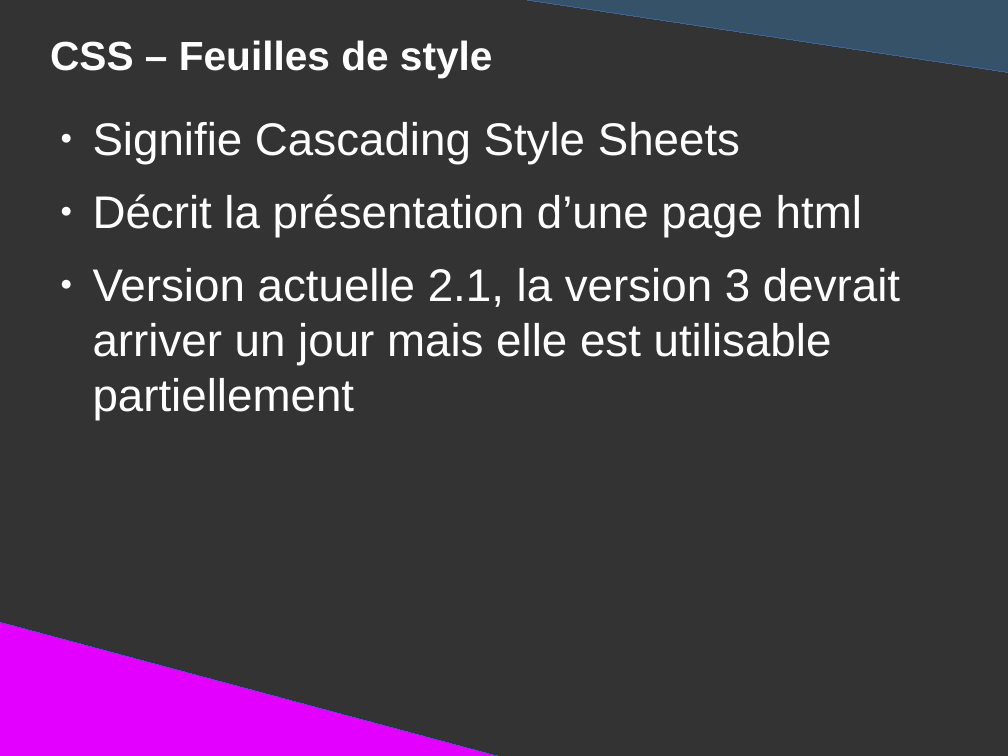
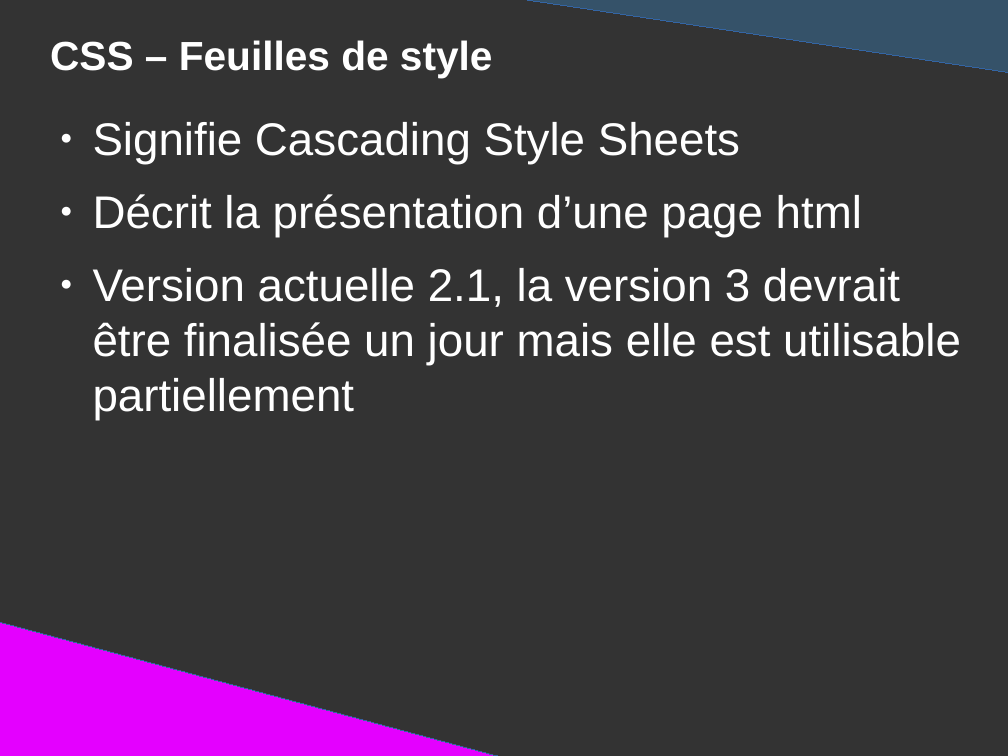
Before and after one commit to DanYellow/presentations, a slide deck: slide 57 of mmi/html/travaux-pratiques/numero-1/presentation.odp (slide 55 before the commit). Drawn at 1008x756 pixels with LibreOffice and Linux fonts; fonts in the diff are those of the drawing. Boxes give left, top, right and bottom in pixels: in the first picture for what was removed or moved away, otherwise in the second. Text is boxed around its words. In the diff, an @@ line names an element or a change of style, - is before the commit and + after.

```diff
--- a/mmi/html/travaux-pratiques/numero-1/presentation.odp
+++ b/mmi/html/travaux-pratiques/numero-1/presentation.odp
@@ text at <box>93,268,961,420</box>: text changed @@
-● Version actuelle 2.1, la version 3 devrait arriver un jour mais elle est utilisable partiellement
+● Version actuelle 2.1, la version 3 devrait être finalisée un jour mais elle est utilisable partiellement
```
Also in this commit, not shown: 6 other slides changed, 4 slides added, 1 slide removed, 1 other file.
